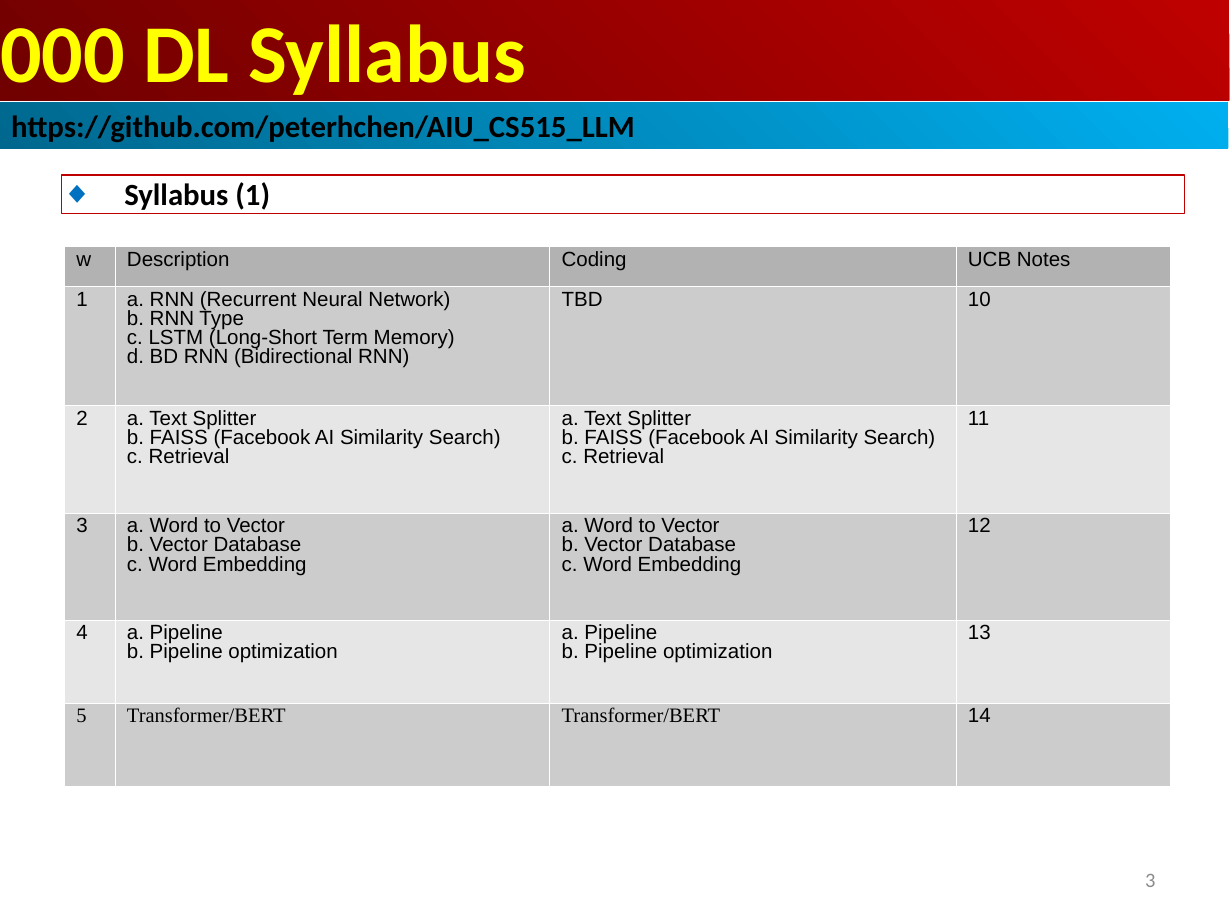
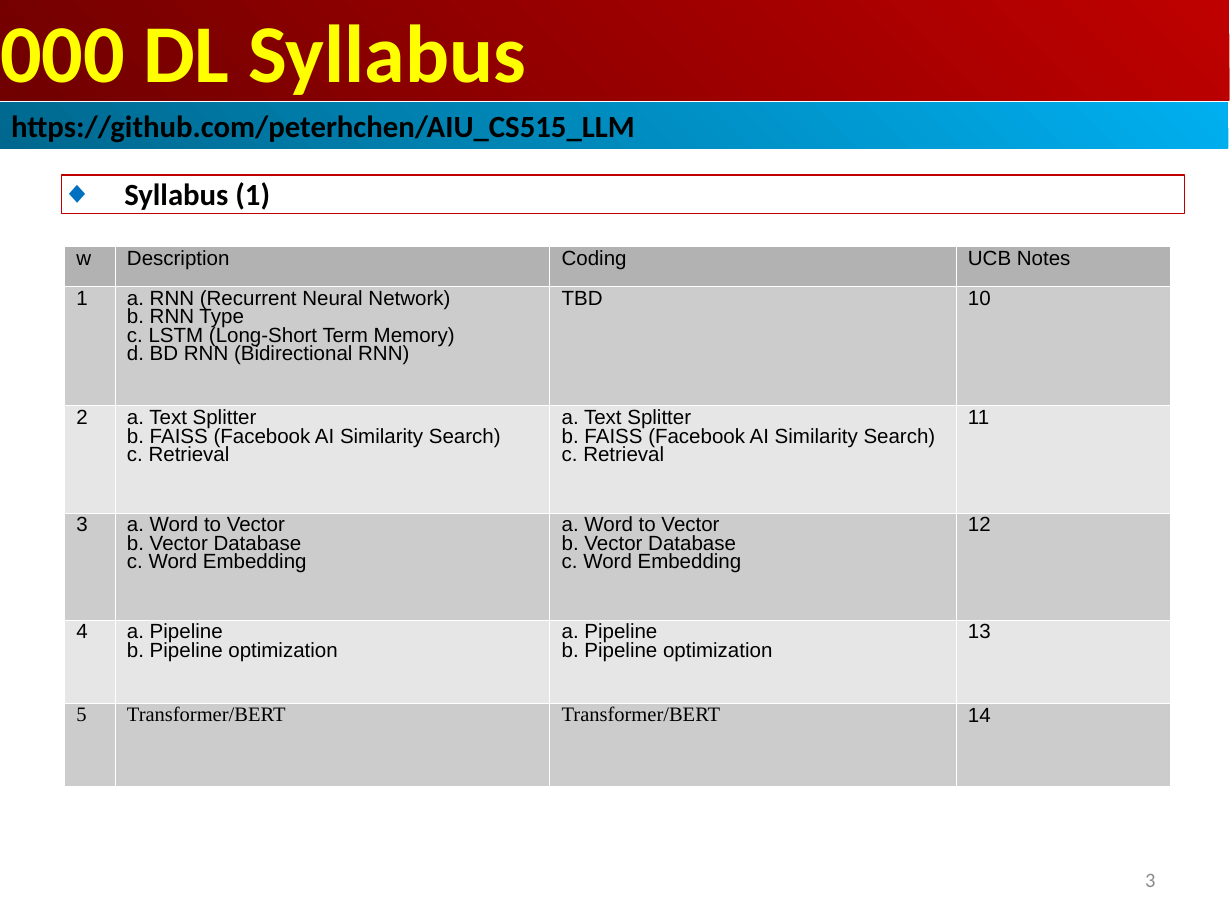
Before and after one commit to peterhchen/AIU_CS515_LLM, a slide deck: slide 3 of 000_Syllabus/000_LLM_Syllabus.ppt. Drawn at 1232x924 pixels with LibreOffice and Linux fonts; fonts in the diff are those of the drawing. Boxes give left, top, right and bottom in pixels: in the first picture for what was removed or moved away, otherwise in the second. Text is boxed around its words. In the diff, an @@ line names an element or a change of style, - is before the commit and + after.

```diff
--- a/000_Syllabus/000_LLM_Syllabus.ppt
+++ b/000_Syllabus/000_LLM_Syllabus.ppt
@@ table at bbox=[64, 246, 1170, 786] @@
@@ line spacing 0.76 to 0.71 @@
@@ line spacing 0.74 to 0.68 @@
```
Also in this commit, not shown: 3 other slides changed.
